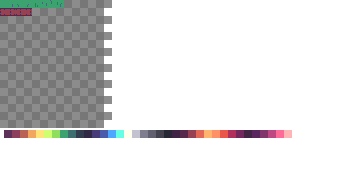
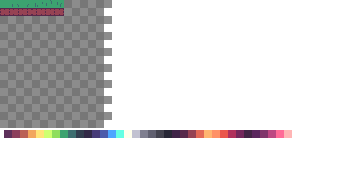
Two versions of the same layered image (360x180). Layer-by-layer changes:
painted on "Layer #1" over 9, 8, 64, 16
